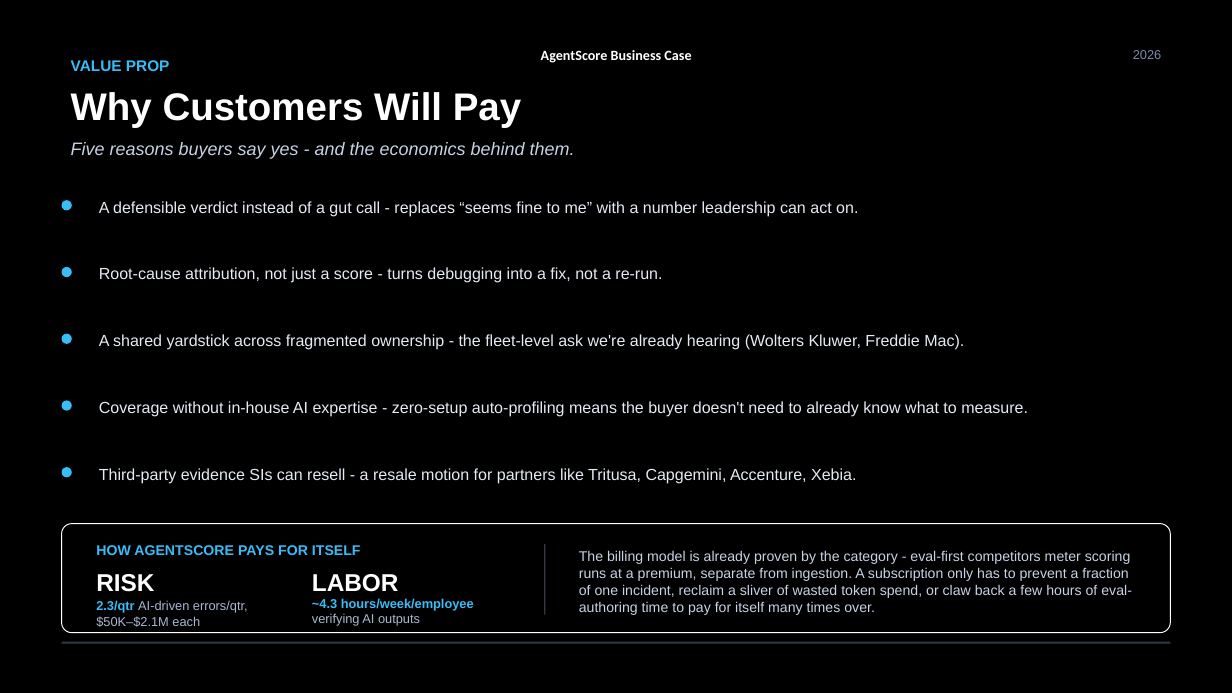
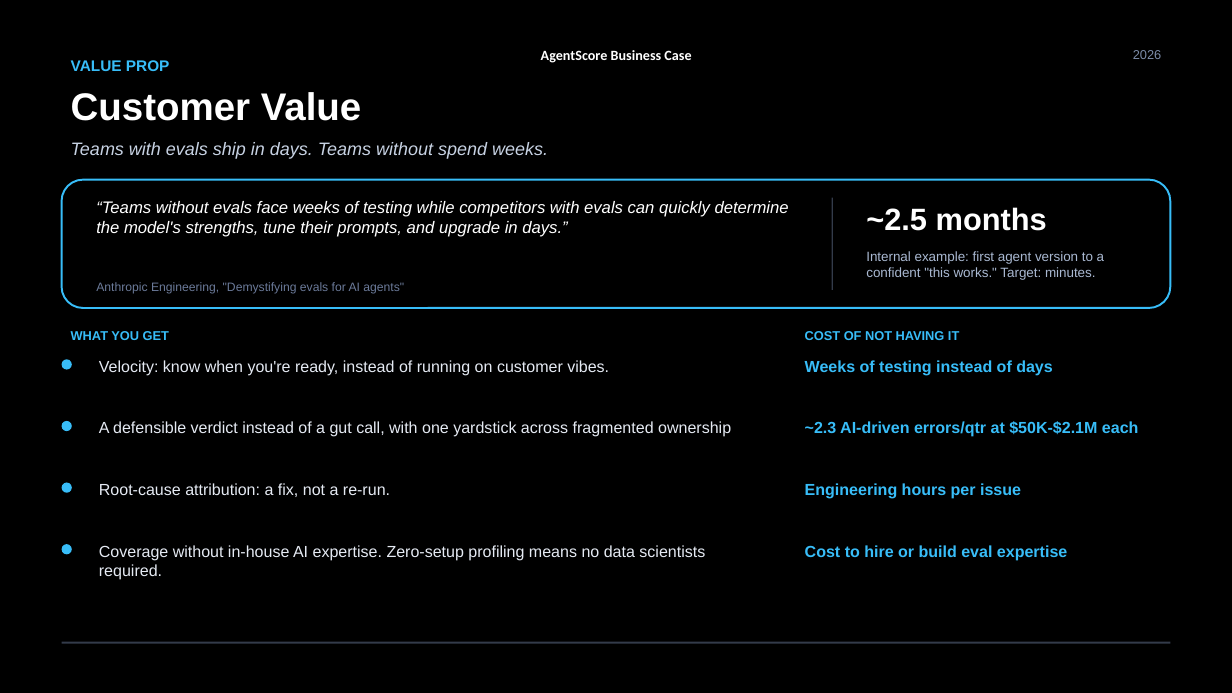
Before and after one commit to ADemers-tricentis/agent-score, a slide deck: slide 7 of docs/decks/AgentScore - Business Case.pptx (slide 8 before the commit). Drawn at 1232x693 pixels with LibreOffice and Linux fonts; fonts in the diff are those of the drawing; background and template pictures are left out. Boxes give left, top, right and bottom in pixels: in the first picture for what was removed or moved away, otherwise in the second. Text is boxed around its words. In the diff, an @@ line names an element or a change of style, - is before the commit and + after.

```diff
--- a/docs/decks/AgentScore - Business Case.pptx
+++ b/docs/decks/AgentScore - Business Case.pptx
@@ text at box(71, 92, 361, 121): text changed @@
-Why Customers Will Pay
+Customer Value
@@ text at box(71, 142, 548, 159): text changed @@
-Five reasons buyers say yes - and the economics behind them.
+Teams with evals ship in days. Teams without spend weeks.
@@ rounded rectangle added at box(62, 179, 1171, 308), fill #000000, outline #38BDF8 1.5 pt @@
@@ text added at box(96, 201, 789, 237), 13 pt, text #FFFFFF, italic @@
+“Teams without evals face weeks of testing while competitors with evals can quickly determine the model's strengths, tune their prompts, and upgrade in days.”
@@ rectangle added at box(832, 198, 833, 290), fill #333B4A @@
@@ text added at box(866, 207, 1047, 231), 24 pt, text #FFFFFF, bold @@
+~2.5 months
@@ text added at box(866, 251, 1104, 280), 10.5 pt, text #A9B8D1 @@
+Internal example: first agent version to a confident "this works." Target: minutes.
@@ text added at box(96, 282, 404, 294), 9.5 pt, text #6B7A99 @@
+Anthropic Engineering, "Demystifying evals for AI agents"
@@ text added at box(71, 331, 169, 340), 10 pt, text #38BDF8, bold @@
+WHAT YOU GET
@@ text removed at box(99, 334, 964, 350) @@
-A shared yardstick across fragmented ownership - the fleet-level ask we're already hearing (Wolters Kluwer, Freddie Mac).
@@ text added at box(805, 331, 959, 340), 10 pt, text #38BDF8, bold @@
+COST OF NOT HAVING IT
@@ ellipse: place and size @@
-ellipse at box(62, 201, 72, 211)
+ellipse at box(62, 360, 72, 370)
@@ text at box(99, 360, 609, 376): text changed @@
-A defensible verdict instead of a gut call - replaces “seems fine to me” with a number leadership can act on.
+Velocity: know when you're ready, instead of running on customer vibes.
@@ text added at box(805, 360, 1052, 376), 12.5 pt, text #38BDF8, bold @@
+Weeks of testing instead of days
@@ ellipse: place and size @@
-ellipse at box(62, 267, 72, 277)
+ellipse at box(62, 421, 72, 432)
@@ text added at box(99, 421, 731, 437), 12.5 pt, text #E5EAF3 @@
+A defensible verdict instead of a gut call, with one yardstick across fragmented ownership
@@ text at box(805, 421, 1139, 437): text changed; size 10 to 12.5 pt; text colour #A9B8D1 to #38BDF8; bold on @@
-2.3/qtr AI-driven errors/qtr, $50K–$2.1M each
+~2.3 AI-driven errors/qtr at $50K-$2.1M each
@@ ellipse removed at box(62, 468, 72, 478) @@
@@ text removed at box(99, 468, 856, 483) @@
-Third-party evidence SIs can resell - a resale motion for partners like Tritusa, Capgemini, Accenture, Xebia.
@@ ellipse: place and size @@
-ellipse at box(62, 334, 72, 344)
+ellipse at box(62, 482, 72, 493)
@@ text at box(99, 483, 390, 497): text changed @@
-Root-cause attribution, not just a score - turns debugging into a fix, not a re-run.
+Root-cause attribution: a fix, not a re-run.
@@ text added at box(805, 483, 1021, 499), 12.5 pt, text #38BDF8, bold @@
+Engineering hours per issue
@@ rounded rectangle removed at box(62, 524, 1171, 633) @@
@@ ellipse: place and size @@
-ellipse at box(62, 400, 72, 410)
+ellipse at box(62, 544, 72, 555)
@@ text removed at box(96, 545, 361, 555) @@
-HOW AGENTSCORE PAYS FOR ITSELF
@@ text at box(99, 545, 705, 580): text changed @@
-Coverage without in-house AI expertise - zero-setup auto-profiling means the buyer doesn't need to already know what to measure.
+Coverage without in-house AI expertise. Zero-setup profiling means no data scientists required.
@@ rectangle removed at box(544, 544, 545, 615) @@
@@ text removed at box(579, 550, 1132, 615) @@
-The billing model is already proven by the category - eval-first competitors meter scoring runs at a premium, separate from ingestion. A subscription only has to prevent a fraction of one incident, reclaim a sliver of wasted token spend, or claw back a few hours of eval-authoring time to pay for itself many times over.
@@ text added at box(805, 545, 1067, 561), 12.5 pt, text #38BDF8, bold @@
+Cost to hire or build eval expertise
@@ text removed at box(96, 574, 154, 592) @@
-RISK
@@ text removed at box(312, 574, 398, 592) @@
-LABOR
@@ text removed at box(312, 598, 474, 626) @@
-~4.3 hours/week/employee verifying AI outputs
```
Also in this commit, not shown: 6 other slides changed, 1 slide removed, 21 other files.
